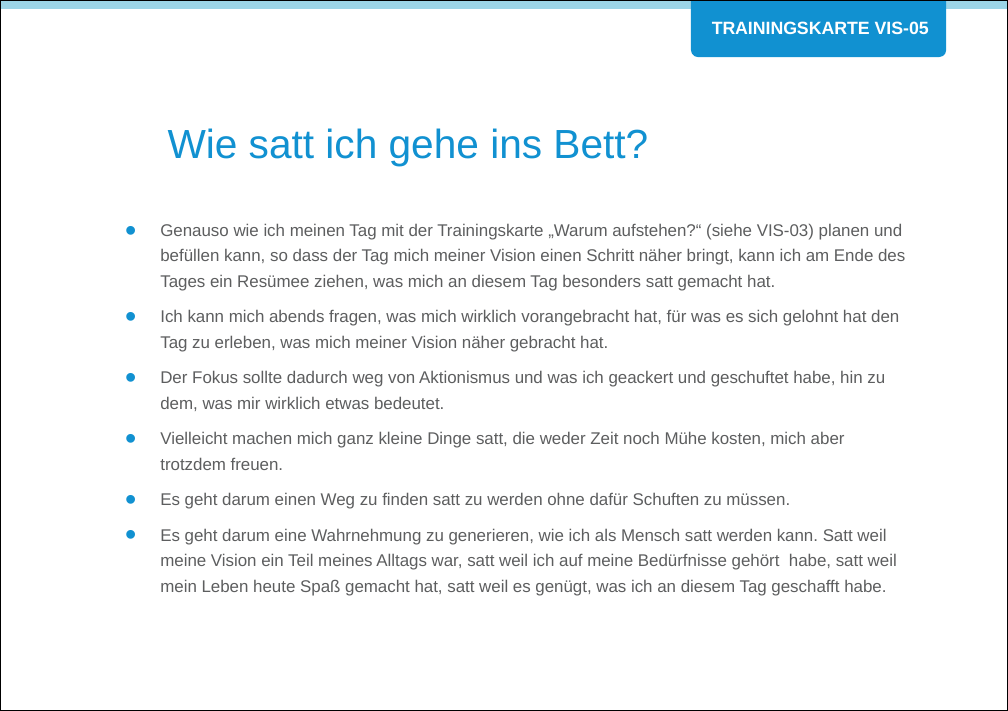
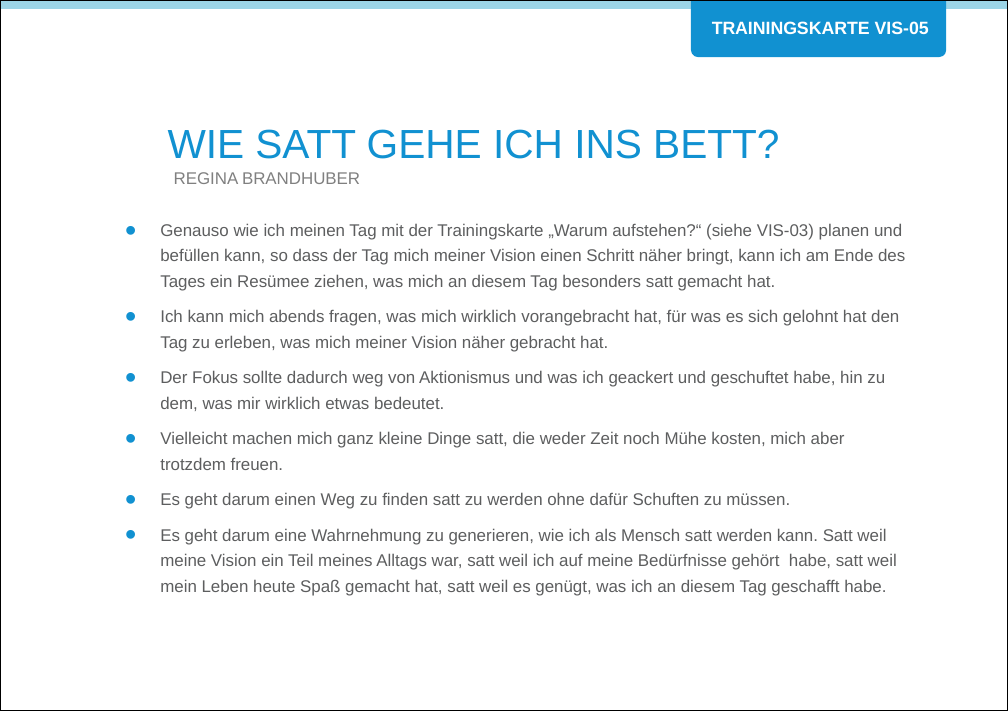
Before and after one commit to Teamtool/training-materials, a slide deck: slide 1 of agile moves/Vision (VIS)/ger/apprentice/ger_VIS_05_wie_satt_gehe_ich_ins_bett_AM_A.pptx. Drawn at 1008x711 pixels with LibreOffice and Linux fonts; fonts in the diff are those of the drawing; background and template pictures are left out. Boxes give left, top, right and bottom in pixels: in the first picture for what was removed or moved away, otherwise in the second. Text is boxed around its words. In the diff, an @@ line names an element or a change of style, - is before the commit and + after.

```diff
--- a/agile moves/Vision (VIS)/ger/apprentice/ger_VIS_05_wie_satt_gehe_ich_ins_bett_AM_A.pptx
+++ b/agile moves/Vision (VIS)/ger/apprentice/ger_VIS_05_wie_satt_gehe_ich_ins_bett_AM_A.pptx
@@ title at box(168, 129, 779, 159): text changed @@
-Wie satt ich gehe ins Bett?
+WIE SATT GEHE ICH INS BETT?
@@ text added at box(174, 172, 360, 184), 10 pt, text #808080 @@
+REGINA BRANDHUBER
```
Also in this commit, not shown: 1 other file.
